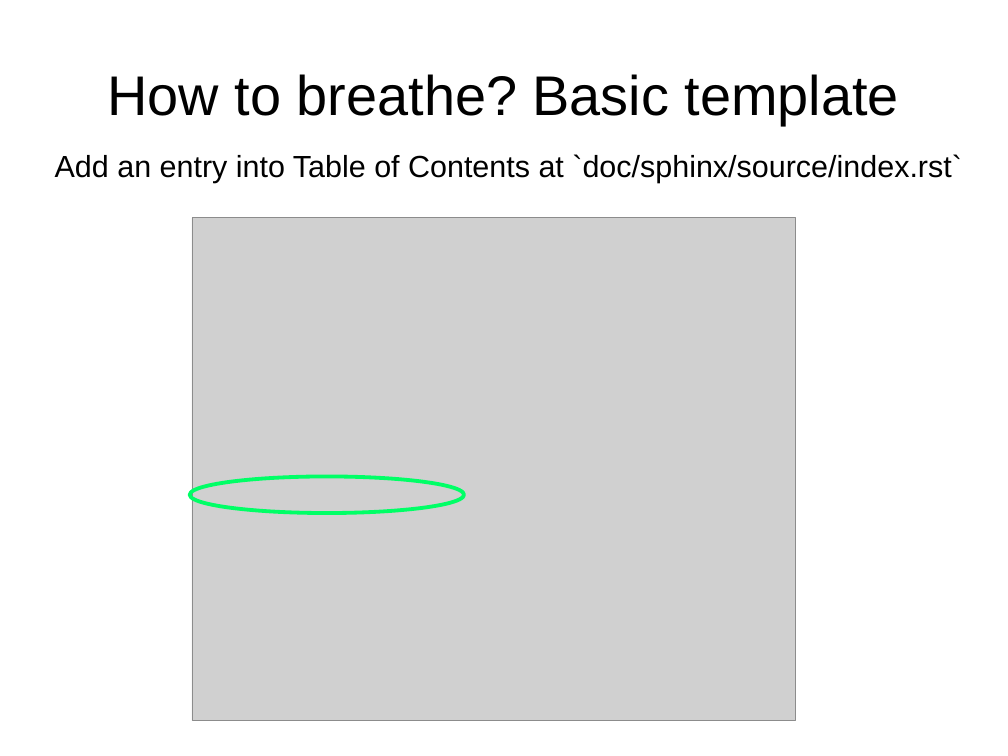
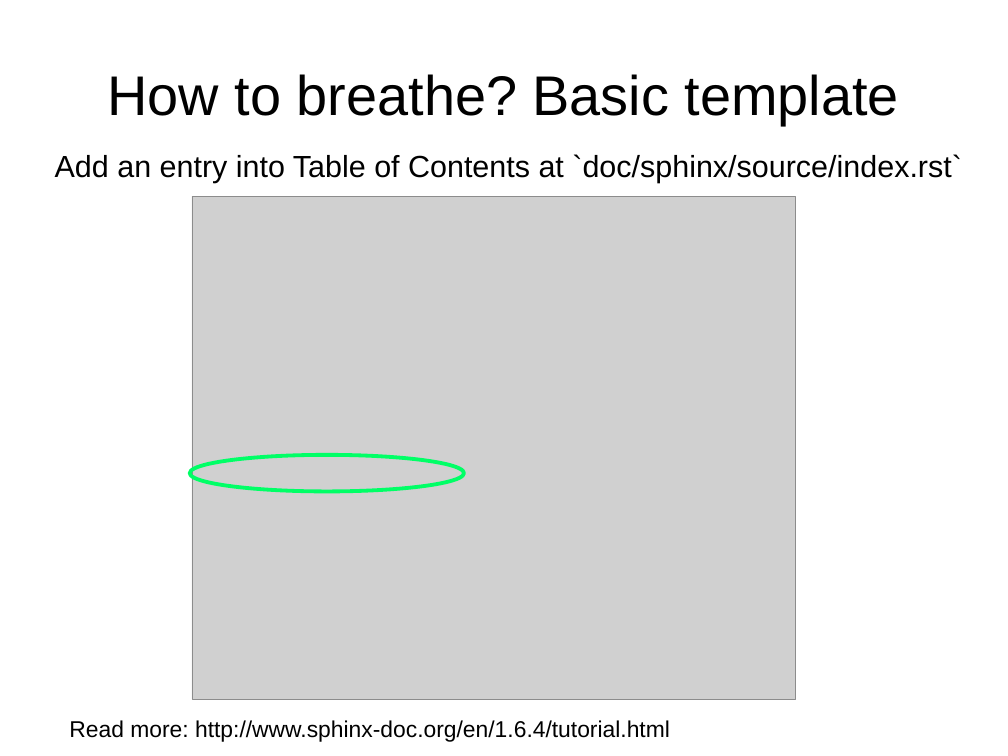
Before and after one commit to vindex10/codoc, a slide deck: slide 32 of slides/codoc.odp. Drawn at 1008x756 pixels with LibreOffice and Linux fonts; fonts in the diff are those of the drawing; grey boxes stand for pictures. Boxes give left, top, right and bottom in pixels: in the first picture for what was removed or moved away, otherwise in the second. Text is boxed around its words. In the diff, an @@ line names an element or a change of style, - is before the commit and + after.

```diff
--- a/slides/codoc.odp
+++ b/slides/codoc.odp
@@ picture: place and size @@
-picture at [192,218,796,721]
+picture at [192,197,796,700]
@@ ellipse: place and size @@
-ellipse at [190,477,465,513]
+ellipse at [190,455,465,491]
@@ text added at [69,720,670,742], 18 pt, text #000000 @@
+Read more: http://www.sphinx-doc.org/en/1.6.4/tutorial.html
```
Also in this commit, not shown: 4 other slides changed, 1 other file.
